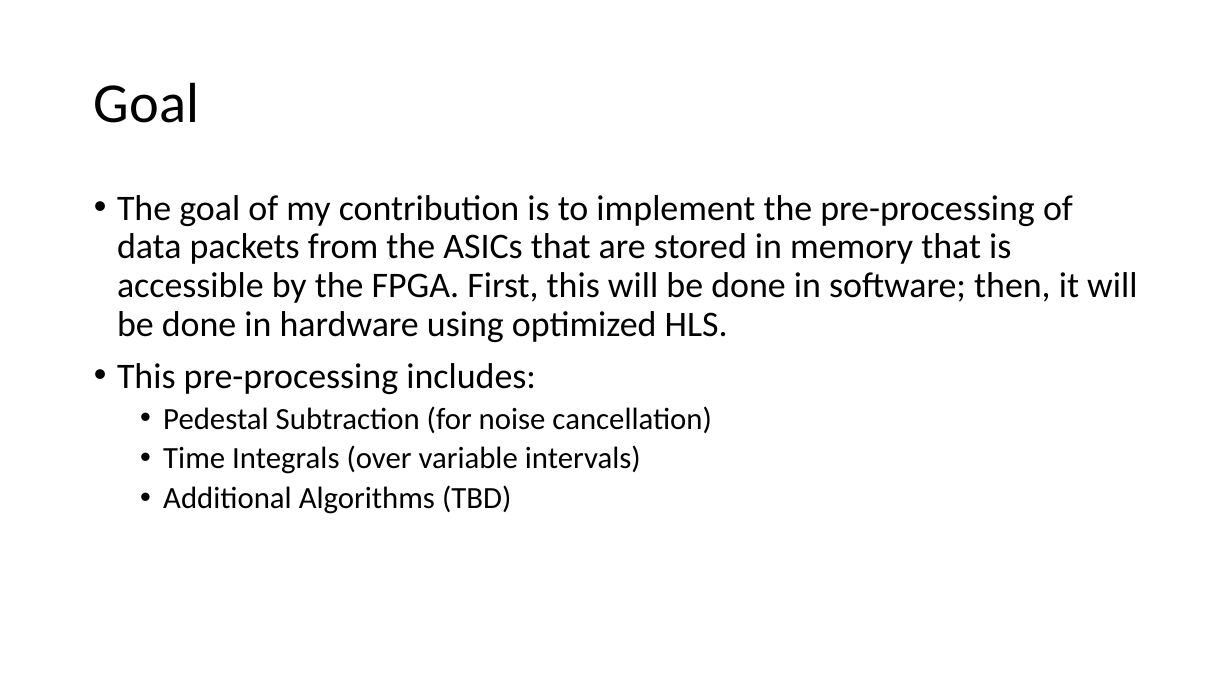
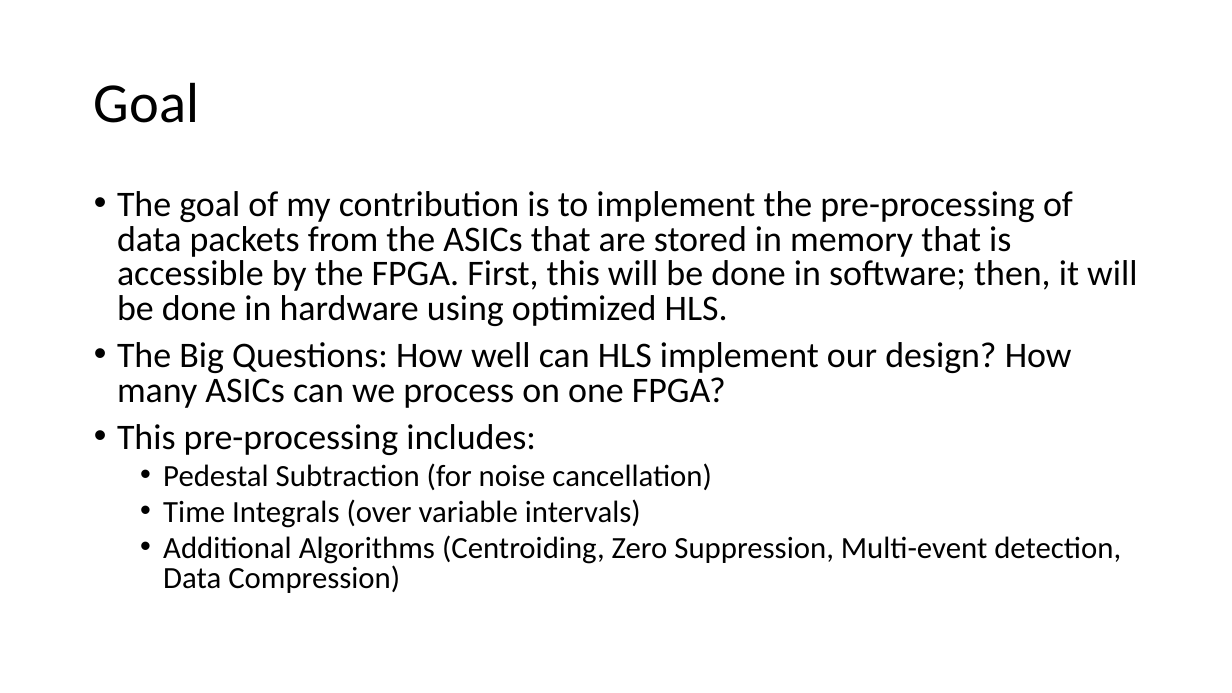
Before and after one commit to meagancheese/research, a slide deck: slide 3 of Research Summary.pptx. Drawn at 1232x693 pixels with LibreOffice and Linux fonts; fonts in the diff are those of the drawing. Boxes give left, top, right and bottom in pixels: in the first picture for what was removed or moved away, otherwise in the second. Text is boxed around its words. In the diff, an @@ line names an element or a change of style, - is before the commit and + after.

```diff
--- a/Research Summary.pptx
+++ b/Research Summary.pptx
@@ text at <box>117,191,1137,528</box>: line spacing 0.9 to 0.8 @@
@@ text at <box>117,342,1072,408</box>: paragraph added @@
+• The Big Questions: How well can HLS implement our design? How many ASICs can we process on one FPGA?
@@ text at <box>163,535,1121,593</box>: text changed @@
-  • Additional Algorithms (TBD)
+  • Additional Algorithms (Centroiding, Zero Suppression, Multi-event detection, Data Compression)
```
Also in this commit, not shown: 2 other slides changed, 1 slide added.
